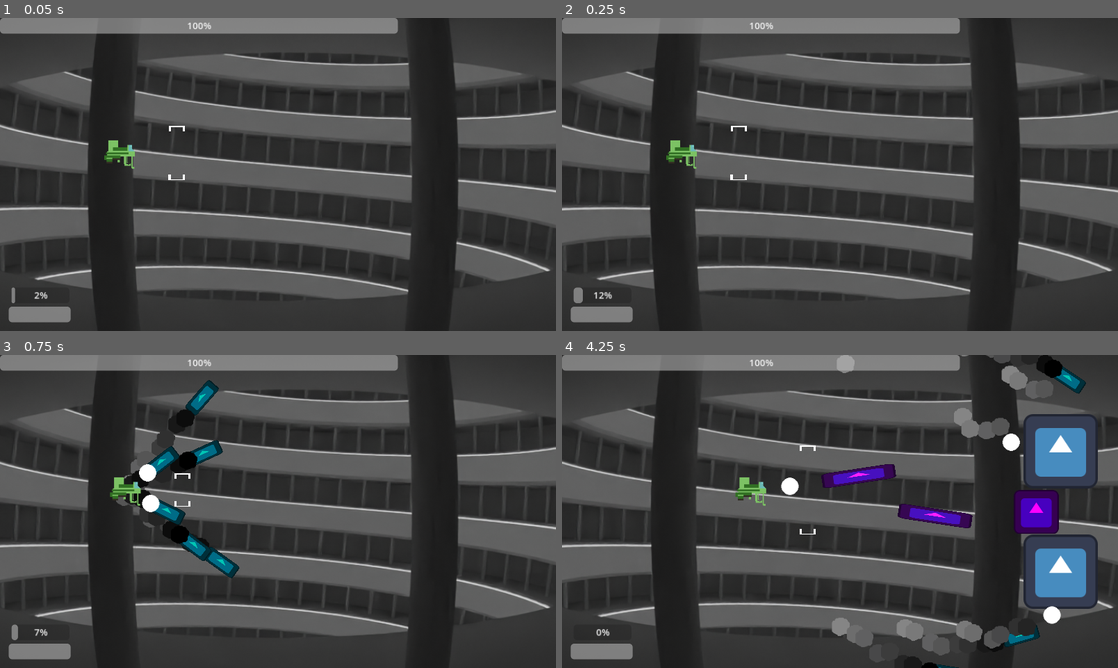
Above: before the commit, frames 1-4 (two rows, left to right).
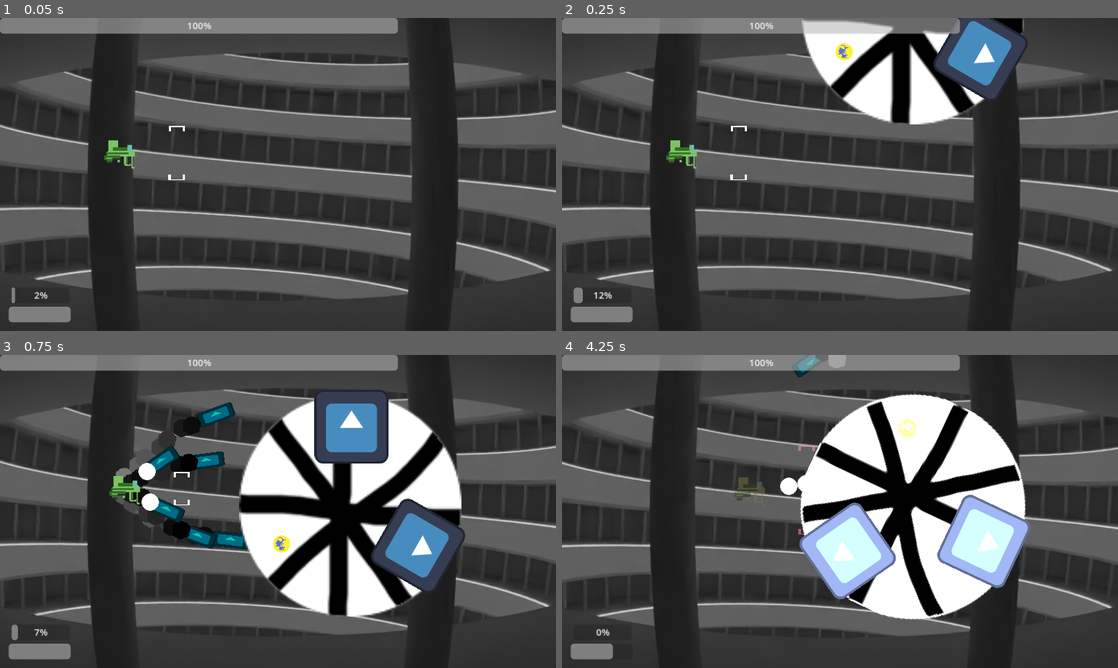
Above: after the commit, the same moments.

Repository: klianc09/bossrushcollab
Game: Godot game, scene res://test.tscn
The game is run twice, just before and just after one commit, with the same random seed, the same clock (stepped at 60 frames per second) and the same inputs. The engine's default icon, where the game draws it, is replaced by a stand-in: a white triangle on a blue panel in a dark square.
Inputs (mouse positions are in pixels of both pictures, inside the frame that each line leads up to):
- Up to frame 1 (0.05 s): no input
- Up to frame 2 (0.25 s): no input
- Up to frame 3 (0.75 s): move the mouse to (400, 495) at 0.52 s; press the mouse at (400, 495) at 0.53 s; hold Right (ui_right) from 0.53 s (still down)
- Up to frame 4 (4.25 s): move the mouse to (728, 527) at 1.27 s; release Right (ui_right) at 1.28 s; release the mouse at (728, 527) at 1.28 s; hold Down (ui_down) 1.28-2.03 s; click (728, 527) at 1.35 s; move the mouse to (895, 442) at 2.02 s; press the mouse at (895, 442) at 2.03 s; hold Right (ui_right) 2.03-2.78 s; move the mouse to (812, 574) at 2.77 s; release the mouse at (812, 574) at 2.78 s; hold Up (ui_up) 2.78-3.53 s; click (812, 574) at 2.85 s; move the mouse to (1006, 558) at 3.52 s; press the mouse at (1006, 558) at 3.53 s; hold Left (ui_left) from 3.53 s (still down)

Frame 1 is identical in both runs. In frame 2, 9.8% of the frame differs, in the area x 43-84%, y 0-34%; in frame 3, 28%; in frame 4, 34%, in the area x 0-100%, y 0-100%.

Commit message:
Add wheel of unfortune that will select the next boss
also various bug fixes

Diff:
--- a/base/bullet.gd
+++ b/base/bullet.gd
@@ -46,7 +46,7 @@
 		return
 	homingDelay -= delta
 	if homing and homingDelay <= 0:
-		if target == null or not is_instance_valid(target) or (target.get("validTarget") and not target.validTarget):
+		if target == null or not is_valid_homing_target(target):
 			target = searchForNewTarget()
 			if target == null:
 				# no valid target found, so wait a second before trying again, as to not do this every frame
@@ -66,8 +66,12 @@
 	dead = true
 	queue_free()
 
+func is_valid_homing_target(node):
+	return is_instance_valid(node) and (node.get("validTarget") == null or node.validTarget)
+
 func searchForNewTarget() -> Node2D:
 	var enemies = get_tree().get_nodes_in_group(homing_group)
+	enemies = enemies.filter(is_valid_homing_target)
 	if enemies.is_empty():
 		return null
 	return enemies.pick_random()
--- a/base/enemy.gd
+++ b/base/enemy.gd
@@ -3,6 +3,8 @@
 
 ## Name of this enemy, mainly used to display the name of the boss in the intro sequence.
 @export var boss_name : String = "Unnamed Boss"
+## Icon used to represent this boss for the wheel of unfortune
+@export var boss_icon : Texture2D
 ## The maximum HP of this enemy. Enemies will spawn with full hp when added to the scene tree.
 @export var maxhp : float = 1
 var hp : float = 1
--- a/boss/beyblade/beyblade.tscn
+++ b/boss/beyblade/beyblade.tscn
@@ -49,6 +49,7 @@
 [node name="Beyblade" type="Area2D" groups=["enemy"]]
 script = ExtResource("1_wcmc1")
 boss_name = "Oversized Beyblade"
+boss_icon = ExtResource("1_hlirn")
 maxhp = 600.0
 boss = true
 damageMultiplier = 5.0
--- a/boss/example/enemy_cloud.gd
+++ b/boss/example/enemy_cloud.gd
@@ -4,6 +4,7 @@
 	var enemy = load("res://boss/example/cloud_enemy.tscn").instantiate()
 	var screenWidth = Singleton.viewportSize.x
 	enemy.position = Vector2(randf_range(screenWidth - 200, screenWidth), randf_range(0, Singleton.viewportSize.y))
+	enemy.add_to_group("cloud")
 	Singleton.mainNode.add_child(enemy)
 
 
@@ -13,11 +14,12 @@
 	enemy.position = Vector2(randf_range(screenWidth - 200, screenWidth), randf_range(0, Singleton.viewportSize.y))
 	enemy.maxhp = 8
 	enemy.scale = Vector2(4, 4)
+	enemy.add_to_group("cloud")
 	Singleton.mainNode.add_child(enemy)
 
 func onHealthFullyLost() -> void:
 	Singleton.bossFightOver()
-	# despawn all lingering enemies
-	for enemy in get_tree().get_nodes_in_group("enemy"):
+	# despawn all lingering spawned enemies
+	for enemy in get_tree().get_nodes_in_group("cloud"):
 		enemy.queue_free()
 	queue_free()
--- a/boss/example/enemy_cloud.tscn
+++ b/boss/example/enemy_cloud.tscn
@@ -1,10 +1,12 @@
-[gd_scene load_steps=2 format=3 uid="uid://bl6sm6ilarwmw"]
+[gd_scene load_steps=3 format=3 uid="uid://bl6sm6ilarwmw"]
 
 [ext_resource type="Script" path="res://boss/example/enemy_cloud.gd" id="1_o0rhy"]
+[ext_resource type="Texture2D" uid="uid://cdgr20cnd6afm" path="res://icon.svg" id="2_gwjtn"]
 
 [node name="cloudboss" type="Area2D"]
 script = ExtResource("1_o0rhy")
 boss_name = "Scary Godot Icon Cloud"
+boss_icon = ExtResource("2_gwjtn")
 maxhp = 100.0
 validTarget = false
 boss = true
--- a/player/player.gd
+++ b/player/player.gd
@@ -106,8 +106,8 @@
 
 	invulnerabilityTimer -= delta
 	if invulnerabilityTimer > 0:
-		var alternate = sin(invulnerabilityTimer * 50)
-		if alternate > 0:
+		var blinking = sin(invulnerabilityTimer * 50)
+		if blinking > 0:
 			modulate = Color(1, 0.6, 0.7, 0.9)
 		else:
 			modulate = Color(1, 0.6, 0.7, 0.5)
--- a/test.gd
+++ b/test.gd
@@ -5,29 +5,44 @@
 ## Set your scene here (for testing) to override the list of bosses.
 @export var testBoss : PackedScene
 var remainingBosses = []
+var nextBoss
+
+@onready
+var wheel = $WheelOfUnfortune
 
 func _enter_tree() -> void:
 	Singleton.mainNode = self
 
 func _ready() -> void:
 	if testBoss != null:
-		remainingBosses.push_back(testBoss)
+		remainingBosses.push_back(testBoss.instantiate())
 	else:
 		for boss in bosses:
-			remainingBosses.push_back(boss)
+			remainingBosses.push_back(boss.instantiate())
 	Singleton.connect("boss_defeated", _on_boss_defeated)
-	$NextBossTimer.start()
+	prepare_wheel()
 
 func spawn_new_boss() -> void:
-	if remainingBosses.is_empty():
-		Singleton.emit_signal("great_success")
-	else:
-		var nextBoss = remainingBosses.pick_random()
-		remainingBosses.erase(nextBoss)
-		Singleton.mainNode.add_child(nextBoss.instantiate())
+	wheel.hide_wheel()
+	if nextBoss == null:
+		nextBoss = remainingBosses.pick_random()
+	remainingBosses.erase(nextBoss)
+	Singleton.mainNode.add_child(nextBoss)
+	nextBoss = null
 
 func _on_next_boss_timer_timeout() -> void:
 	spawn_new_boss()
 
 func _on_boss_defeated():
+	prepare_wheel()
+
+func prepare_wheel():
+	if remainingBosses.is_empty():
+		Singleton.emit_signal("great_success")
+	else:
+		wheel.setup_wheel(remainingBosses)
+		wheel.show_wheel()
+
+func _on_wheel_of_unfortune_locked_in(boss: Enemy) -> void:
+	nextBoss = boss
 	$NextBossTimer.start()
--- a/test.tscn
+++ b/test.tscn
@@ -8,6 +8,12 @@
 [ext_resource type="Script" path="res://hud.gd" id="5_yj37d"]
 [ext_resource type="PackedScene" uid="uid://dfvwu0wukba6w" path="res://boss/example/example_boss_1.tscn" id="6_mstoc"]
 [ext_resource type="Script" path="res://main_camera.gd" id="7_ifq5u"]
+[ext_resource type="Script" path="res://wheel_of_unfortune.gd" id="9_2wos0"]
+[ext_resource type="Texture2D" uid="uid://cdgr20cnd6afm" path="res://icon.svg" id="10_6hmjx"]
+[ext_resource type="Texture2D" uid="uid://crisp4ycea4yn" path="res://base/gfx/wheel.png" id="10_uqdqv"]
+
+[sub_resource type="CircleShape2D" id="CircleShape2D_s1ep4"]
+radius = 190.095
 
 [node name="Main" type="Node2D"]
 script = ExtResource("1_de0hb")
@@ -82,19 +88,19 @@
 [node name="SuccessLabel" type="Label" parent="CanvasLayer/hud"]
 visible = false
 layout_mode = 0
-offset_left = 449.0
-offset_top = 368.0
-offset_right = 631.0
-offset_bottom = 391.0
+offset_left = 517.0
+offset_top = 468.0
+offset_right = 699.0
+offset_bottom = 491.0
 text = "You defeated the BOSS!"
 
 [node name="DeathLabel" type="Label" parent="CanvasLayer/hud"]
 visible = false
 layout_mode = 0
-offset_left = 453.0
-offset_top = 310.0
-offset_right = 635.0
-offset_bottom = 359.0
+offset_left = 157.0
+offset_top = 287.0
+offset_right = 339.0
+offset_bottom = 336.0
 text = "You were defeated!
 Better luck next time"
 
@@ -107,6 +113,26 @@
 offset_bottom = 443.0
 text = "You defeated ALL bosses, good job!"
 
+[node name="WheelOfUnfortune" type="Area2D" parent="." groups=["enemy"]]
+position = Vector2(606, 262)
+script = ExtResource("9_2wos0")
+boss_name = "Wheel Of Unfortune"
+damageMultiplier = 0.0
+
+[node name="wheelbg" type="Sprite2D" parent="WheelOfUnfortune"]
+scale = Vector2(3, 3)
+texture = ExtResource("10_uqdqv")
+
+[node name="Icon" type="Sprite2D" parent="WheelOfUnfortune"]
+position = Vector2(2, -136)
+texture = ExtResource("10_6hmjx")
+
+[node name="CollisionShape2D" type="CollisionShape2D" parent="WheelOfUnfortune"]
+shape = SubResource("CircleShape2D_s1ep4")
+
+[node name="Icons" type="Node2D" parent="WheelOfUnfortune"]
+
 [connection signal="charge_change" from="player" to="CanvasLayer/hud" method="_on_player_charge_change"]
 [connection signal="health_change" from="player" to="CanvasLayer/hud" method="_on_player_health_change"]
 [connection signal="timeout" from="NextBossTimer" to="." method="_on_next_boss_timer_timeout"]
+[connection signal="locked_in" from="WheelOfUnfortune" to="." method="_on_wheel_of_unfortune_locked_in"]
--- /dev/null
+++ b/wheel_of_unfortune.gd
@@ -0,0 +1,87 @@
+extends Enemy
+
+var rotate_speed : float = 0
+var rotate_friction : float = 1
+var rotate_slowdown : float = 2
+var max_rotate_speed : float = 50
+var push_per_damage : float = 2
+var locked : bool = false
+var initial_push_min : float = 20
+var initial_push_max : float = 20
+var has_been_pushed : bool = false
+
+var list_of_bosses
+var wheel_segments
+
+@onready
+var anchor = position
+
+## The wheel stopped spinning and has selected the next boss
+signal locked_in(boss: Enemy)
+
+func show_wheel():
+	position = anchor + Vector2(0, -Singleton.viewportSize.y)
+	var tween = get_tree().create_tween()
+	tween.tween_property(self, "position", anchor, 0.5)
+	tween.tween_callback(activate)
+	invincible = true
+
+func activate():
+	Singleton.screenshake(4)
+	Singleton.screenDirectionalKnockback(Vector2(0, 10))
+	invincible = false
+	validTarget = true
+
+func hide_wheel():
+	var pos = anchor + Vector2(0, -Singleton.viewportSize.y)
+	var tween = get_tree().create_tween()
+	tween.tween_property(self, "position", pos, 0.4)
+	validTarget = false
+
+func setup_wheel(list_of_bosses):
+	self.list_of_bosses = list_of_bosses
+	wheel_segments = {}
+	$Icon.visible = true
+	for node in $Icons.get_children():
+		node.queue_free()
+	var i = 0
+	for boss in list_of_bosses:
+		var icon = $Icon.duplicate()
+		var radians = deg_to_rad(i * 360.0 / len(list_of_bosses))
+		icon.position = icon.position.rotated(radians)
+		var boss_icon = boss.boss_icon
+		if boss_icon == null:
+			boss_icon = load("res://icon.svg")
+		icon.texture = boss_icon
+		icon.rotation = radians
+		$Icons.add_child(icon)
+		wheel_segments[boss] = radians
+		i += 1
+	$Icon.visible = false
+	has_been_pushed = false
+	locked = false
+
+func _process(delta: float) -> void:
+	super(delta)
+	rotate_speed = move_toward(rotate_speed, 0, rotate_slowdown * delta)
+	rotate_speed *= 1 / (1 + rotate_friction * delta)
+	rotation += rotate_speed * delta
+	if rotate_speed <= 0 and has_been_pushed and not locked:
+		locked = true
+		var up = Vector2.UP.rotated(rotation)
+		for boss in list_of_bosses:
+			var diff = up.angle_to(Vector2.UP.rotated(-wheel_segments[boss]))
+			if abs(diff) < deg_to_rad(180.0 / len(list_of_bosses)):
+				locked_in.emit(boss)
+				break
+
+func damage(amount):
+	if locked or invincible:
+		return
+	if has_been_pushed:
+		rotate_speed += amount * push_per_damage
+	else:
+		has_been_pushed = true
+		rotate_speed += randf_range(initial_push_min, initial_push_max) * push_per_damage
+	rotate_speed = min(max_rotate_speed, rotate_speed)
+	super(amount)
Binary file added: base/gfx/wheel.png
Not shown, added: base/gfx/wheel.png.import
Not shown: 1 places in test.tscn that only renumber resources
